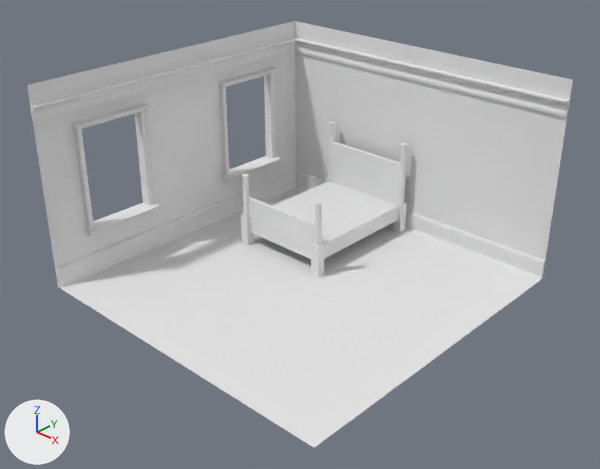
One commit to the Blender file Assets/models/bedroom02/bedroom02.blend: the scene before it, then after it.
Camera for both pictures: a camera (50 mm lens) standing at (21.5, -23.1, 18.4) and looking at (0.5, -0.6, 2.8). The axes (+X, +Y, +Z) are drawn at lower left. The lights are the same throughout.

The first picture shows 'Cube.004', 'Cube.005', 'Cylinder', 'Cylinder.001', 'Cylinder.002', 'Cylinder.003', 'base', 'floor', 'floor_board.000', 'floor_board.004', 'top_trim.004', 'top_trim.005', 'wall_n', 'wall_w', 'window_frame', 'window_frame.001'.
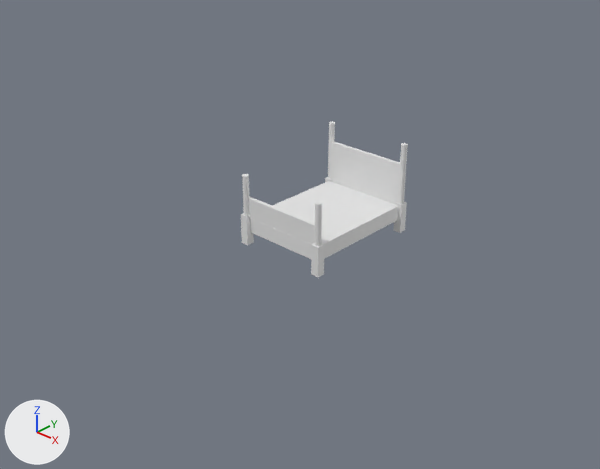
Commit message: bedroom02: a little more bed work

What changed in the scene script:
```text
Change ob_cylinder_003:
    add ob_cylinder_003.parent = ob_bed
    add ob_cylinder_003.matrix_parent_inverse = Matrix(((1.0, 0.0, 0.0, 1.5), (0.0, 1.0, 0.0, -4.0), (0.0, 0.0, 1.0, -0.904), (0.0, 0.0, 0.0, 1.0)))
Change ob_cylinder_002:
    add ob_cylinder_002.parent = ob_bed
    add ob_cylinder_002.matrix_parent_inverse = Matrix(((1.0, 0.0, 0.0, 1.5), (0.0, 1.0, 0.0, -4.0), (0.0, 0.0, 1.0, -0.904), (0.0, 0.0, 0.0, 1.0)))
Change ob_cylinder_001:
    add ob_cylinder_001.parent = ob_bed
    add ob_cylinder_001.matrix_parent_inverse = Matrix(((1.0, 0.0, 0.0, 1.5), (0.0, 1.0, 0.0, -4.0), (0.0, 0.0, 1.0, -0.904), (0.0, 0.0, 0.0, 1.0)))
Change ob_cylinder:
    add ob_cylinder.parent = ob_bed
    add ob_cylinder.matrix_parent_inverse = Matrix(((1.0, 0.0, 0.0, 1.5), (0.0, 1.0, 0.0, -4.0), (0.0, 0.0, 1.0, -0.904), (0.0, 0.0, 0.0, 1.0)))
Change ob_cube_005:
    add ob_cube_005.parent = ob_bed
    add ob_cube_005.matrix_parent_inverse = Matrix(((1.0, 0.0, 0.0, 1.5), (0.0, 1.0, 0.0, -4.0), (0.0, 0.0, 1.0, -0.904), (0.0, 0.0, 0.0, 1.0)))
Change ob_cube_004:
    add ob_cube_004.parent = ob_bed
    add ob_cube_004.matrix_parent_inverse = Matrix(((1.0, 0.0, 0.0, 1.5), (0.0, 1.0, 0.0, -4.0), (0.0, 0.0, 1.0, -0.904), (0.0, 0.0, 0.0, 1.0)))
Change ob_window_frame_001:
    add ob_window_frame_001.hide_set(True)  # its collection is switched off
Change ob_window_frame:
    add ob_window_frame.hide_set(True)  # its collection is switched off
Change ob_wall_w:
    add ob_wall_w.hide_set(True)  # its collection is switched off
Change ob_floor_board_000:
    add ob_floor_board_000.hide_set(True)  # its collection is switched off
Change ob_top_trim_005:
    add ob_top_trim_005.hide_set(True)  # its collection is switched off
Change ob_wall_n:
    add ob_wall_n.hide_set(True)  # its collection is switched off
Change ob_floor_board_004:
    add ob_floor_board_004.hide_set(True)  # its collection is switched off
Change ob_top_trim_004:
    add ob_top_trim_004.hide_set(True)  # its collection is switched off
Change ob_floor:
    add ob_floor.hide_set(True)  # its collection is switched off
```

What differs and where, as boxes [x1, y1, x2, y2] in the pictures (600 x 469 px):
'floor', hidden
    before: [60, 188, 540, 448]
'wall_n', hidden
    before: [295, 21, 573, 273]
'wall_w', hidden
    before: [27, 21, 295, 278]
'floor_board.000', hidden
    before: [55, 170, 296, 288]
'top_trim.004', hidden
    before: [292, 38, 570, 117]
'top_trim.005', hidden
    before: [30, 37, 296, 123]
'window_frame.001', hidden
    before: [71, 103, 161, 237]
'floor_board.004', hidden
    before: [295, 170, 545, 280]
'Cube.004', moved
    both: [330, 142, 400, 204]
'window_frame', hidden
    before: [217, 67, 282, 183]
'Cube.005', moved
    both: [249, 196, 315, 244]
'Cylinder.003', moved
    both: [398, 143, 408, 204]
'Cylinder', moved
    both: [315, 202, 322, 246]
'Cylinder.001', moved
    both: [242, 174, 249, 216]
'Cylinder.002', moved
    both: [328, 121, 335, 179]
